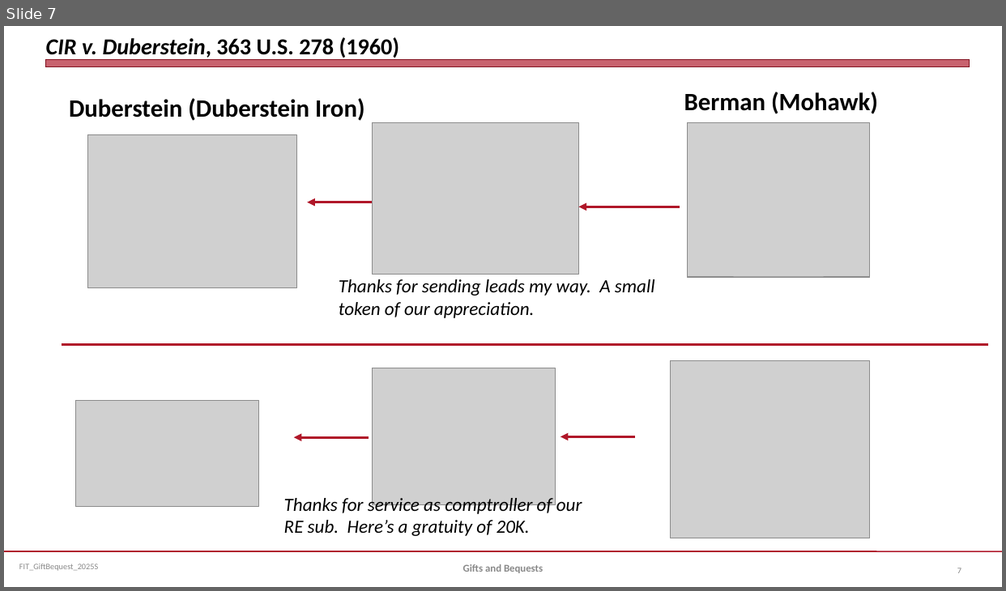
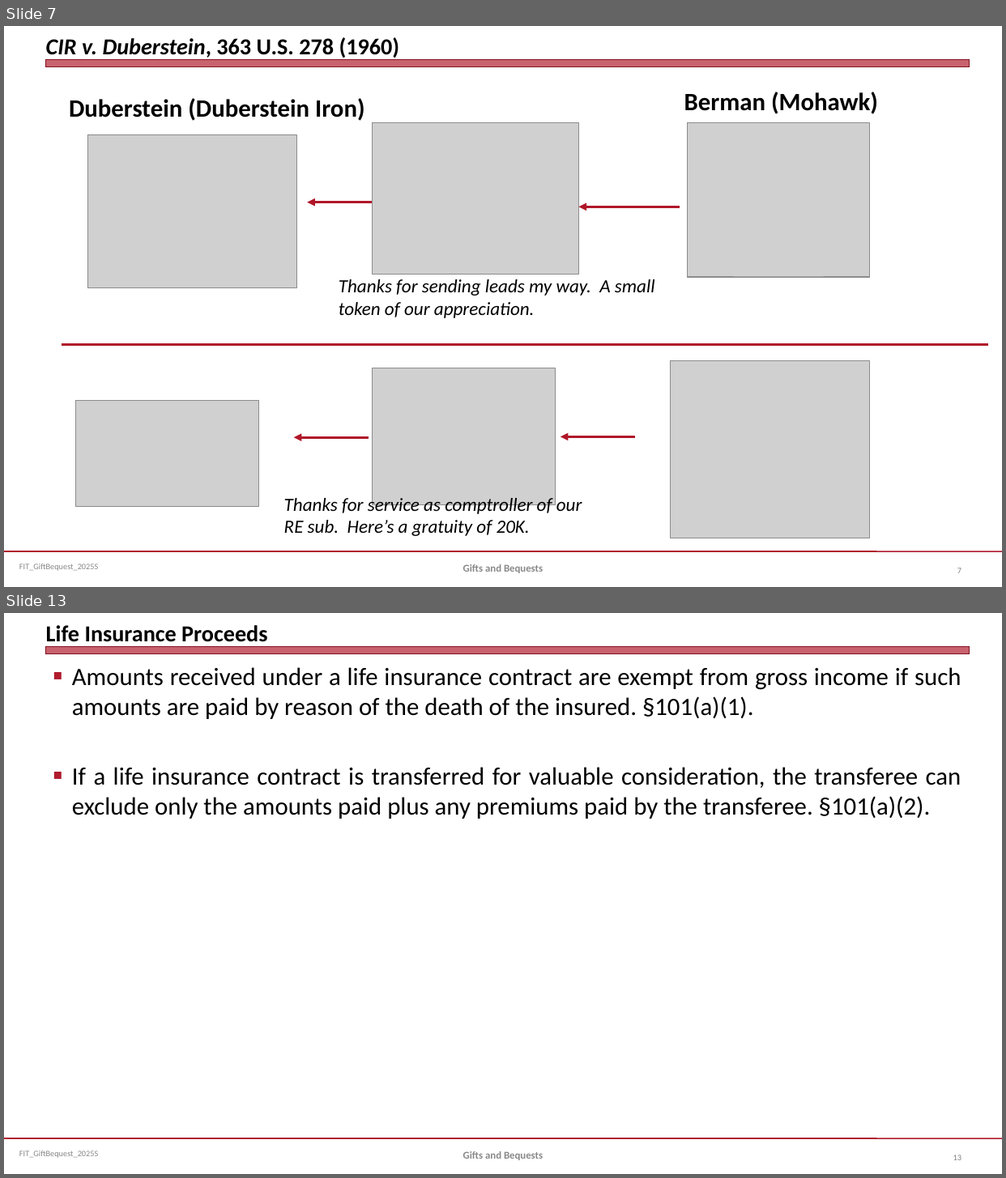
Before and after one commit to jmc877/Fed-Income-Tax, a slide deck: slides/FIT_GiftBequest_2025S.pptx. Shown one above the other, each under a label of ours: slide 7 before the commit, slides 7 and 13 after it; the slides between them are not shown. The pictures are 1006x591 and 1006x1178 pixels, drawn with LibreOffice and Linux fonts; fonts in the diff are those of the drawing; grey boxes stand for pictures. Boxes give left, top, right and bottom in pixels: in the first picture for what was removed or moved away, otherwise in the second. Text is boxed around its words. In the diff, an @@ line names an element or a change of style, - is before the commit and + after.

```diff
--- a/slides/FIT_GiftBequest_2025S.pptx
+++ b/slides/FIT_GiftBequest_2025S.pptx
@@ slide 13 added at <box>4,613,1002,1174</box>, background #FFFFFF; not listed: 3 template elements that a slide beside it also shows @@
@@ title added at <box>46,625,267,647</box>, 22 pt, text #000000, bold @@
+Life Insurance Proceeds
@@ text added at <box>72,667,961,819</box>, 24 pt, text #000000 @@
+■ Amounts received under a life insurance contract are exempt from gross income if such amounts are paid by reason of the death of the insured. §101(a)(1).
+■ If a life insurance contract is transferred for valuable consideration, the transferee can exclude only the amounts paid plus any premiums paid by the transferee. §101(a)(2).
@@ text added at <box>463,1152,543,1161</box>, 10 pt, text #898989, bold @@
+Gifts and Bequests
@@ page number added at <box>953,1155,961,1161</box>, 8 pt, text #808080 @@
+13
```
Also in this commit, not shown: 3 slides changed, 2 other slides added.
